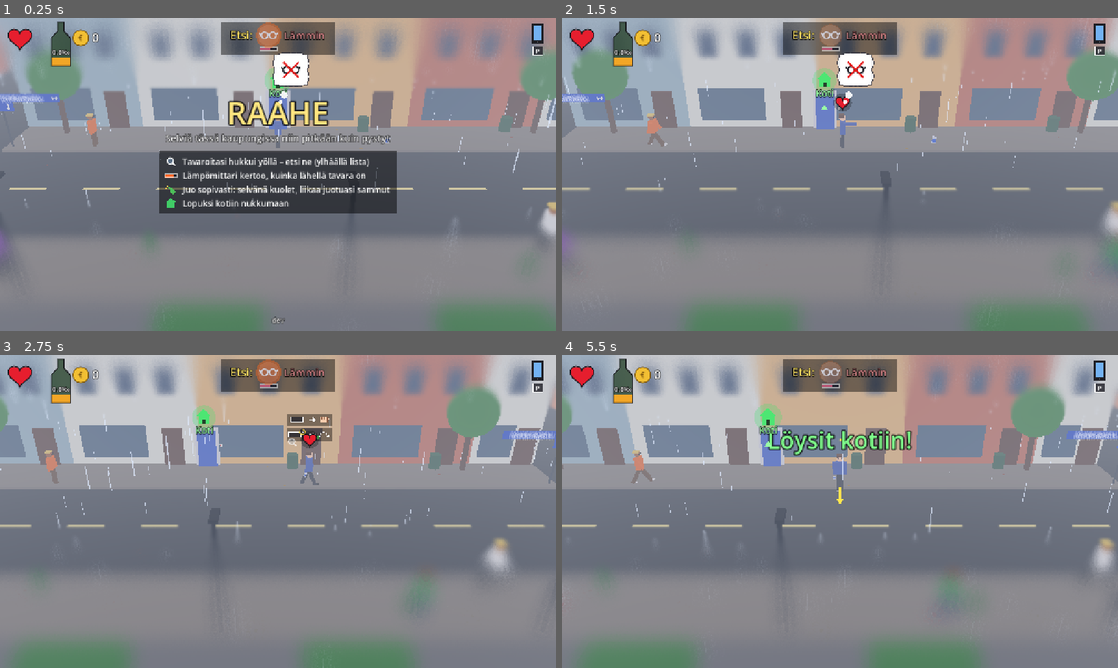
Above: before the commit, frames 1-4 (two rows, left to right).
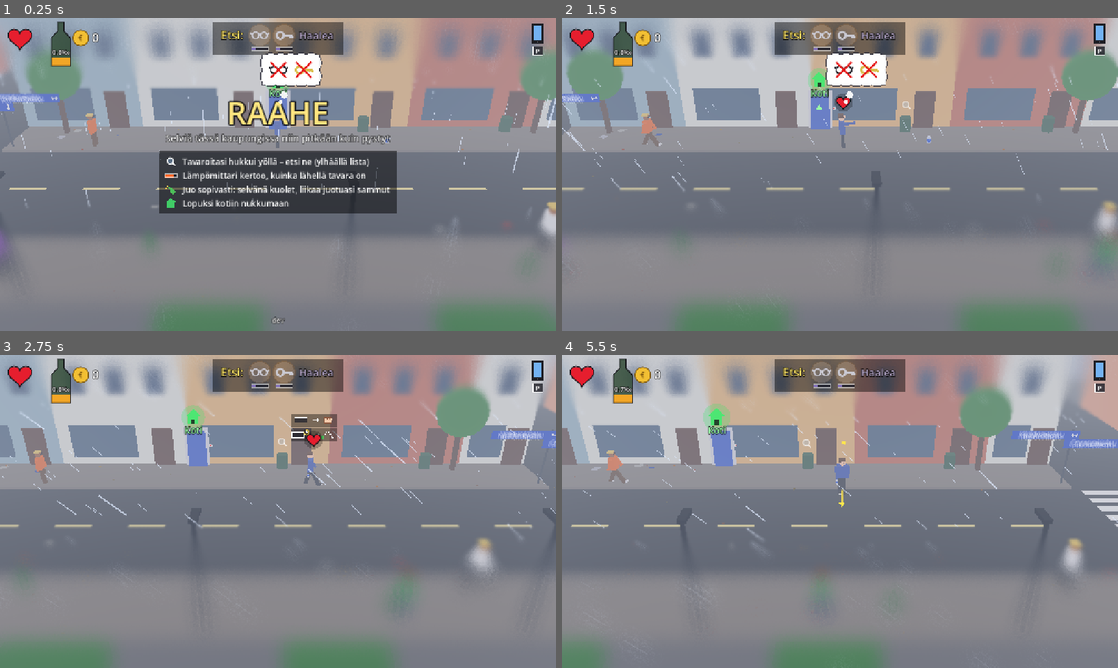
Above: after the commit, the same moments.

Repository: Ecculi/GoodMorningMoonshine
Game: Godot game, scene res://scenes/main.tscn
Same seed, same stepped clock (60 frames per second), same inputs: the game is played once before the commit and once after it.
Inputs (mouse positions are in pixels of both pictures, inside the frame that each line leads up to):
- Up to frame 1 (0.25 s): no input
- Up to frame 2 (1.5 s): tap Enter at 0.5 s; move the mouse to (962, 158) at 0.52 s; hold Right (move_right) 0.53-1.25 s; hold Space (action) 0.53-1.25 s; click (962, 158) at 0.67 s; drag from (728, 190) to (812, 237) at 1.27 s
- Up to frame 3 (2.75 s): move the mouse to (333, 442) at 2.02 s; hold Right (move_right) from 2.03 s (still down); hold Shift (run) from 2.03 s (still down)
- Up to frame 4 (5.5 s): release Right (move_right) at 2.75 s; release Shift (run) at 2.75 s; drag from (812, 574) to (673, 464) at 2.77 s; move the mouse to (1006, 558) at 3.52 s; hold Left (move_left) 3.53-4.25 s; tap Enter at 3.6 s; drag from (673, 464) to (756, 433) at 4.27 s; move the mouse to (867, 511) at 5.02 s; hold Down (move_down) from 5.03 s (still down); hold Space (action) from 5.03 s (still down); click (867, 511) at 5.17 s

The runs differ from the first frame. In frame 1, 1.9% of the frame differs, in the area x 8-93%, y 1-61%; in frame 2, 7.7%; in frame 3, 14%; in frame 4, 29%, in the area x 0-100%, y 0-100%.

Commit message:
Storms per city: Raahe storms on 90% of days from day 1, Oulu as before
Co-Authored-By: Claude Opus 5.5 <noreply@anthropic.com>
Claude-Session: https://claude.ai/code/session_014p1PeeGbmYxJmsVU4HYhz4

Diff:
--- a/scripts/city_map.gd
+++ b/scripts/city_map.gd
@@ -35,6 +35,9 @@
 		"police": Vector3i(0, 4, 4),           # Isokatu, Pakkahuoneenkatu–Hallituskatu
 		"police_door_x": 8.0,
 		"pedestrian": "Kauppurienkatu",        # Rotuaari: no cars
+		# Storm days: chance per morning, from this day on.
+		"storm_chance": 0.15,
+		"storm_from_day": 2,
 	},
 	{
 		"name": "Raahe",
@@ -51,6 +54,9 @@
 		"police": Vector3i(0, 4, 2),           # Brahenkatu, Kirkkokatu–Reiponkatu
 		"police_door_x": 8.0,
 		"pedestrian": "",
+		# Raahe by the open sea: it blows nearly every day, from the first.
+		"storm_chance": 0.9,
+		"storm_from_day": 1,
 	},
 ]
 
@@ -87,6 +93,14 @@
 
 static func view_azimuth(family: int) -> float:
 	return data()["view_azimuth"][family]
+
+
+static func storm_chance() -> float:
+	return data()["storm_chance"]
+
+
+static func storm_from_day() -> int:
+	return data()["storm_from_day"]
 
 
 static func is_pedestrian(seg: Vector3i) -> bool:
--- a/scripts/game_state.gd
+++ b/scripts/game_state.gd
@@ -161,9 +161,9 @@
 ## Storm day: hard wind pushes the character, bends throws and blows
 ## leaves and litter about (always cloudy or rainy).
 var storm := false
-## From this day on, a storm now and then.
-const STORM_FROM_DAY := 2
-const STORM_CHANCE := 0.15
+## How often and from which day storms come depends on the city
+## (CityMap.storm_chance / storm_from_day): Oulu now and then, Raahe
+## nearly every day.
 
 ## Phone: battery 0..100 (always low), today's hints.
 var battery := 20.0
@@ -709,7 +709,7 @@
 		weather = "rain"
 	else:
 		weather = "snow"
-	storm = day >= STORM_FROM_DAY and rng.randf() < STORM_CHANCE
+	storm = day >= CityMap.storm_from_day() and rng.randf() < CityMap.storm_chance()
 	if storm:
 		weather = "rain" if rng.randf() < 0.6 else "cloudy"
 
Not shown, changed: DESIGN.md
